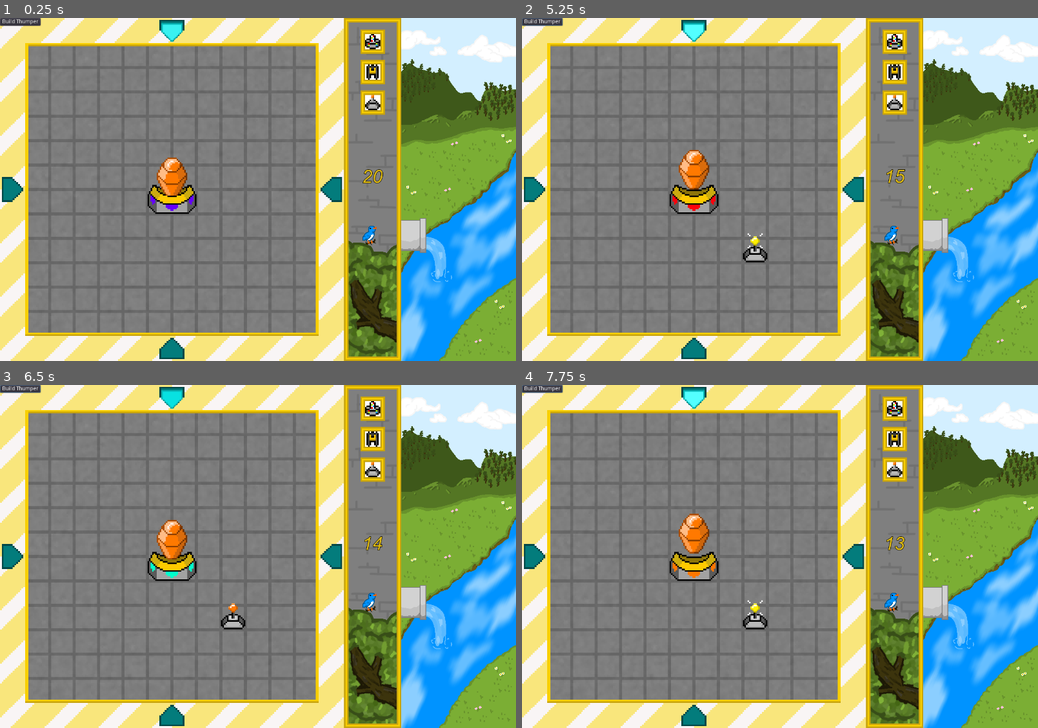
Above: before the commit, frames 1-4 (two rows, left to right).
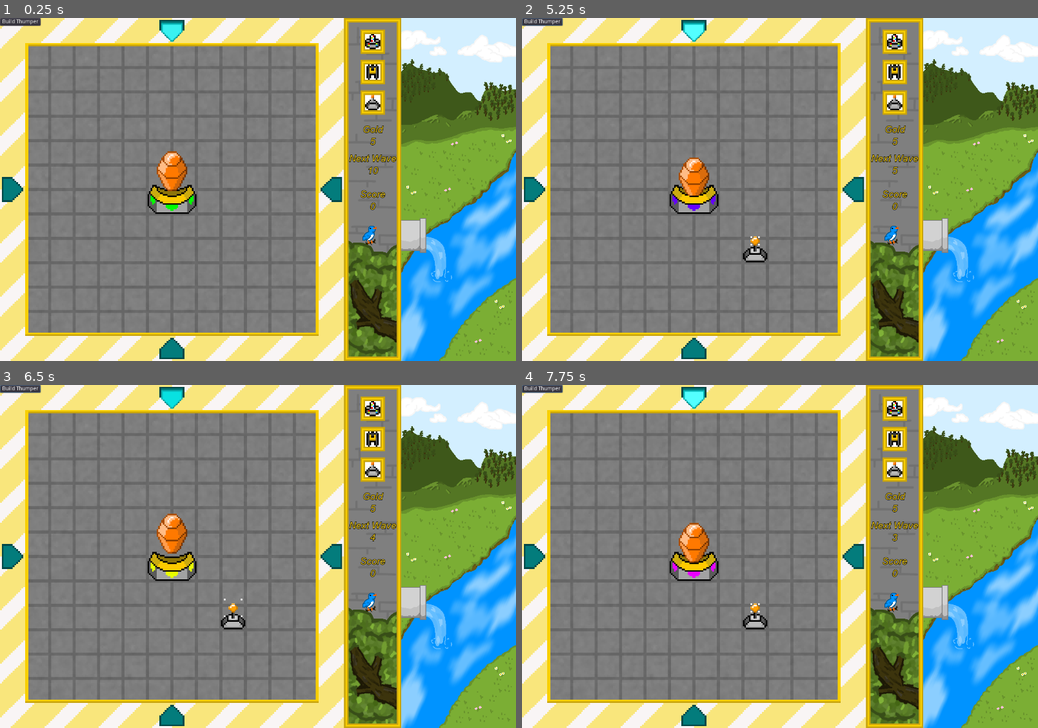
Above: after the commit, the same moments.

Repository: Evellior/GGJ22
Game: Godot game, scene res://Main.tscn
The game is run twice, just before and just after one commit, with the same random seed, the same clock (stepped at 60 frames per second) and the same inputs.
Inputs (mouse positions are in pixels of both pictures, inside the frame that each line leads up to):
- Up to frame 1 (0.25 s): no input
- Up to frame 2 (5.25 s): click "Build Thumper" at 0.5 s; click "Build Thumper" at 1.25 s; click "Build Thumper" at 2 s; move the mouse to (893, 42) at 2.77 s; click (893, 42) at 2.92 s; move the mouse to (893, 72) at 3.52 s; click (893, 72) at 3.67 s; move the mouse to (893, 103) at 4.27 s; click (893, 103) at 4.42 s; move the mouse to (754, 258) at 5.02 s; click (754, 258) at 5.17 s
- Up to frame 3 (6.5 s): move the mouse to (412, 607) at 5.77 s; click (412, 607) at 5.92 s
- Up to frame 4 (7.75 s): move the mouse to (625, 505) at 6.52 s; click (625, 505) at 6.67 s; move the mouse to (805, 556) at 7.27 s; click (805, 556) at 7.42 s

The runs differ from the first frame. In frame 1, 0.9% of the frame differs, in the area x 29-77%, y 31-57%; in frame 2, 1.0%; in frame 3, 0.9%; in frame 4, 1.0%, in the area x 29-77%, y 31-68%.

Commit message:
Added Gold/Score

Diff:
--- a/Buildings/Core.gd
+++ b/Buildings/Core.gd
@@ -33,3 +33,8 @@
 	var AttackShape = get_node("Attack Area/AttackCollisionShape2D")
 	AttackShape.set_deferred("disabled", false)
 	pass # Replace with function body.
+
+
+func _on_Attack_Area_area_entered(sender):
+	if(sender.is_in_group("goblins")): sender.emit_signal("hit_reg")
+	pass # Replace with function body.
--- a/Buildings/Core.tscn
+++ b/Buildings/Core.tscn
@@ -1,7 +1,6 @@
 [gd_scene load_steps=17 format=2]
 
 [ext_resource path="res://Art/tower_corex64.png" type="Texture" id=1]
-[ext_resource path="res://Buildings/Building.tscn" type="PackedScene" id=2]
 [ext_resource path="res://Buildings/Core.gd" type="Script" id=3]
 
 [sub_resource type="AtlasTexture" id=1]
@@ -68,17 +67,18 @@
 } ]
 
 [sub_resource type="CircleShape2D" id=13]
-radius = 157.013
+radius = 64.0
 
-[node name="Node2D" type="Node2D"]
+[sub_resource type="CircleShape2D" id=14]
+radius = 60.0
+
+[node name="Area2D" type="Area2D"]
 script = ExtResource( 3 )
 
 [node name="AnimatedSprite" type="AnimatedSprite" parent="."]
 frames = SubResource( 12 )
-frame = 2
+frame = 10
 playing = true
-
-[node name="Node2D" parent="." instance=ExtResource( 2 )]
 
 [node name="Attack Area" type="Area2D" parent="."]
 position = Vector2( 0, 30 )
@@ -90,5 +90,9 @@
 [node name="AttackTimer" type="Timer" parent="."]
 wait_time = 3.0
 
-[connection signal="area_entered" from="Attack Area" to="." method="_on_Attack_Area_entered"]
+[node name="CollisionShape2D" type="CollisionShape2D" parent="."]
+position = Vector2( 0, 32 )
+shape = SubResource( 14 )
+
+[connection signal="area_entered" from="Attack Area" to="." method="_on_Attack_Area_area_entered"]
 [connection signal="timeout" from="AttackTimer" to="." method="_on_AttackTimer_timeout"]
--- a/Buildings/SolarRail.tscn
+++ b/Buildings/SolarRail.tscn
@@ -50,6 +50,7 @@
 
 [node name="AnimatedSprite" type="AnimatedSprite" parent="."]
 frames = SubResource( 7 )
+frame = 5
 playing = true
 
 [node name="Node2D" parent="." instance=ExtResource( 2 )]
--- a/Buildings/SupplyBeacon.tscn
+++ b/Buildings/SupplyBeacon.tscn
@@ -35,7 +35,7 @@
 
 [node name="AnimatedSprite" type="AnimatedSprite" parent="."]
 frames = SubResource( 7 )
-frame = 2
+frame = 1
 playing = true
 
 [node name="Node2D" parent="." instance=ExtResource( 2 )]
--- a/Buildings/Thumper.tscn
+++ b/Buildings/Thumper.tscn
@@ -43,7 +43,7 @@
 } ]
 
 [sub_resource type="CircleShape2D" id=9]
-radius = 100.0
+radius = 70.0
 
 [node name="Node2D" type="Node2D"]
 script = ExtResource( 3 )
--- a/GameStats.gd
+++ b/GameStats.gd
@@ -1,7 +1,7 @@
 extends Node
 
 #varibles for changing the wave strength
-var KilledGoblinsScale = 0.3
+var KilledGoblinsScale = 0.1
 var PollutionScale = 0.4
 var SurvivedScale = 0.2
 
@@ -10,10 +10,15 @@
 var PollutionMax = 100
 var WavesSurvived = 0
 
+var Gold = 5
+var GoldPerWave = 2
+
+var Score = 0
+
 var PollutionPerWave = 0
 var PollutionRegenBank = 100
 var PollutionRegenRecovery = 10
-var MaxRegen = 0.05
+var MaxRegen = 0.15
 
 var GoblinsThisWave = 0
 var GoblinsKilled = 0
@@ -26,6 +31,7 @@
 func GoblinKilled():
 	TotalGoblinsKilled += 1
 	GoblinsKilled += 1
+	Score += 10
 
 func AddPollution(Amount):
 	PollutionPerWave += Amount
@@ -41,15 +47,32 @@
 	GoblinsThisWave += (PollutionLevel * PollutionScale)
 	GoblinsThisWave += (WavesSurvived * SurvivedScale)
 
+	#GoblinsThisWave =
+
 	print(ceil(GoblinsThisWave))
 
 	return ceil(GoblinsThisWave)
+
+func HaveEnough(Amount):
+	return (Amount >= Gold)
+
+func Spend(Amount):
+	var Return = false
+	if(HaveEnough(Amount)):
+		Gold -= Amount
+		Return = true
+	return Return
+
+func AddGoldGain(Amount):
+	GoldPerWave += Amount
 
 func EndWave():
 	InWave = false
 	WavesSurvived += 1
 	GoblinsKilled = 0
 	PollutionLevel += PollutionPerWave
+	Gold += GoldPerWave
+	Score += 1
 
 	if(PollutionLevel > PollutionMax):
 		PollutionLevel = PollutionMax
@@ -78,7 +101,3 @@
 	if (InWave):
 		if (GoblinsThisWave <= GoblinsKilled):
 			EndWave()
-
-# Called every frame. 'delta' is the elapsed time since the previous frame.
-#func _process(delta):
-#	pass
--- a/Main.gd
+++ b/Main.gd
@@ -28,7 +28,7 @@
 	add_child(thumperButton)
 	placeCore()
 
-	GameStats.AddPollution(6)
+	GameStats.AddPollution(2)
 
 	var Time = OS.get_time()
 
@@ -44,18 +44,26 @@
 			_on_SwapDirection_timeout()
 		else:
 			var TheLabel = get_node("Menu/Label")
-			TheLabel.text = String(int(get_node("Spawn").time_left))
+			TheLabel.text = "Next Wave\n" + String(int(get_node("Spawn").time_left))
 	else:
-		tempdelta += delta
-		if (tempdelta > 5.0):
-			var damage = 0
-			for goblin in Goblins:
-				damage = (randi() % 9) + 1
-				if( is_instance_valid(goblin)):
-					goblin.DealDammage(10)
-					if(!goblin.IsAlive()):
-						GameStats.GoblinKilled()
-			tempdelta = 0
+		var TheLabel = get_node("Menu/Label")
+		TheLabel.text = "Next Wave\n" + "Is Here"
+#		tempdelta += delta
+#		if (tempdelta > 0.1):
+#			var damage = 0
+#			for goblin in Goblins:
+#				damage = (randi() % 9) + 1
+#				if( is_instance_valid(goblin)):
+#					goblin.DealDammage(10)
+#					if(!goblin.IsAlive()):
+#						GameStats.GoblinKilled()
+#			tempdelta = 0
+
+	var TheLabel = get_node("Menu/Label2")
+	TheLabel.text = "Gold\n" + String(GameStats.Gold)
+
+	TheLabel = get_node("Menu/Label3")
+	TheLabel.text = "Score\n" + String(GameStats.Score)
 
 	var GoblinsToRemove = Array()
 
@@ -66,6 +74,7 @@
 				Goblins[i].CheckDirection(closestBuilding(Goblins[i].position))
 			else:
 				GoblinsToRemove.push_back(i)
+				GameStats.GoblinKilled()
 
 	var RemoveIndex = 0
 
--- a/Main.tscn
+++ b/Main.tscn
@@ -9,6 +9,7 @@
 [ext_resource path="res://Buildings/SolarRail.tscn" type="PackedScene" id=7]
 [ext_resource path="res://Menu/Menu.tscn" type="PackedScene" id=8]
 [ext_resource path="res://Buildings/SupplyBeacon.tscn" type="PackedScene" id=9]
+[ext_resource path="res://Art/ARIALI 1.TTF" type="DynamicFontData" id=10]
 
 [sub_resource type="Curve2D" id=1]
 _data = {
@@ -34,10 +35,16 @@
 font_path = "res://Art/ARIALI 1.TTF"
 
 [sub_resource type="DynamicFont" id=6]
-size = 48
+size = 25
 outline_size = 1
 outline_color = Color( 0, 0, 0, 1 )
 font_data = SubResource( 5 )
+
+[sub_resource type="DynamicFont" id=7]
+size = 25
+outline_size = 1
+outline_color = Color( 0, 0, 0, 1 )
+font_data = ExtResource( 10 )
 
 [node name="Node2D" type="Node2D"]
 script = ExtResource( 3 )
@@ -56,7 +63,7 @@
 }
 
 [node name="Spawn" type="Timer" parent="."]
-wait_time = 21.0
+wait_time = 11.0
 autostart = true
 
 [node name="DownArrow" parent="." instance=ExtResource( 4 )]
@@ -110,17 +117,46 @@
 z_index = 4096
 
 [node name="Label" type="Label" parent="Menu"]
-margin_left = 14.0
-margin_top = 389.0
-margin_right = 135.0
-margin_bottom = 502.0
+margin_left = 13.0
+margin_top = 354.0
+margin_right = 137.0
+margin_bottom = 447.0
 custom_colors/font_color = Color( 0.870588, 0.733333, 0.0901961, 1 )
 custom_fonts/font = SubResource( 6 )
-text = "1
+text = "Next Wave
+1
 "
 align = 1
 __meta__ = {
 "_edit_use_anchors_": false
 }
 
+[node name="Label2" type="Label" parent="Menu"]
+margin_left = 14.0
+margin_top = 278.0
+margin_right = 137.0
+margin_bottom = 349.0
+custom_colors/font_color = Color( 0.870588, 0.733333, 0.0901961, 1 )
+custom_fonts/font = SubResource( 7 )
+text = "Gold
+1"
+align = 1
+__meta__ = {
+"_edit_use_anchors_": false
+}
+
+[node name="Label3" type="Label" parent="Menu"]
+margin_left = 14.0
+margin_top = 448.0
+margin_right = 137.0
+margin_bottom = 519.0
+custom_colors/font_color = Color( 0.870588, 0.733333, 0.0901961, 1 )
+custom_fonts/font = SubResource( 7 )
+text = "Score
+0"
+align = 1
+__meta__ = {
+"_edit_use_anchors_": false
+}
+
 [connection signal="timeout" from="Spawn" to="." method="_on_Spawn_timeout"]
Not shown: 1 places in Main.tscn that only renumber resources
